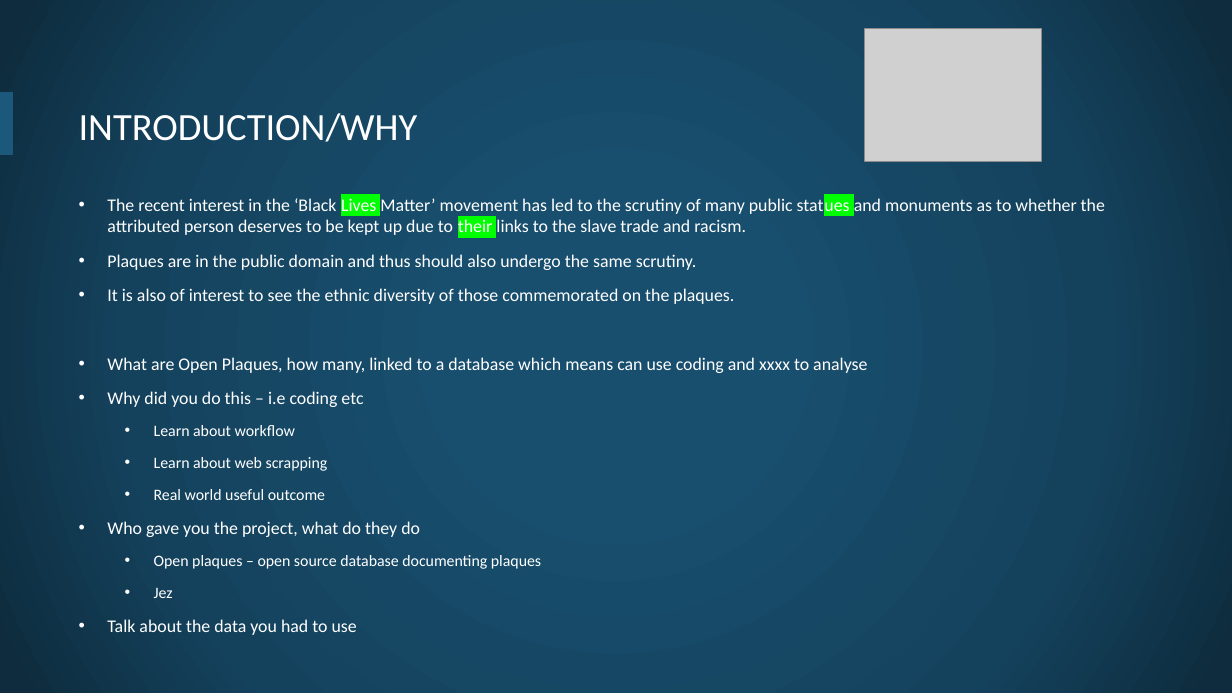
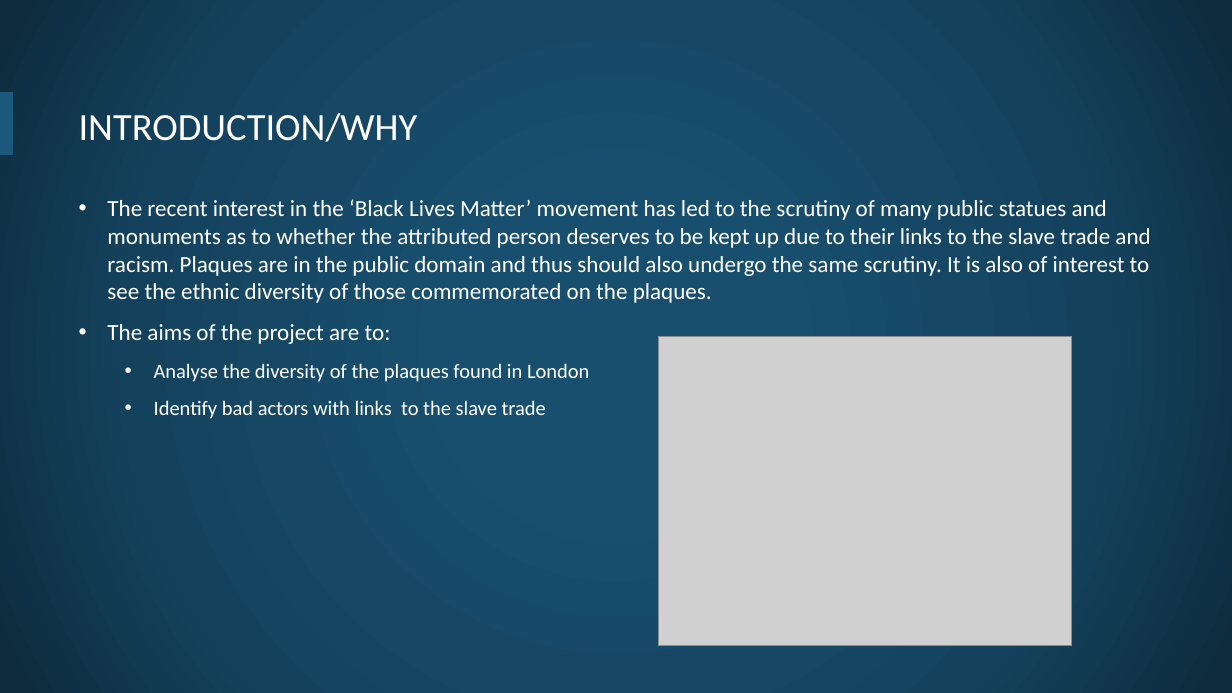
Before and after one commit to openheritage/open-plaques-diversity, a slide deck: slide 2 of The diversity of plaques in London.pptx. Drawn at 1232x693 pixels with LibreOffice and Linux fonts; fonts in the diff are those of the drawing; grey boxes stand for pictures; background and template pictures are left out. Boxes give left, top, right and bottom in pixels: in the first picture for what was removed or moved away, otherwise in the second. Text is boxed around its words. In the diff, an @@ line names an element or a change of style, - is before the commit and + after.

```diff
--- a/The diversity of plaques in London.pptx
+++ b/The diversity of plaques in London.pptx
@@ text at bbox=[107, 199, 1150, 419]: text changed; size 13.9 to 18 pt @@
-• The recent interest in the ‘Black Lives Matter’ movement has led to the scrutiny of many public statues and monuments as to whether the attributed person deserves to be kept up due to their links to the slave trade and racism.
-• Plaques are in the public domain and thus should also undergo the same scrutiny.
-• It is also of interest to see the ethnic diversity of those commemorated on the plaques.
-• What are Open Plaques, how many, linked to a database which means can use coding and xxxx to analyse
-• Why did you do this – i.e coding etc
-  • Learn about workflow
-  • Learn about web scrapping
-  • Real world useful outcome
-• Who gave you the project, what do they do
-  • Open plaques – open source database documenting plaques
-  • Jez
-• Talk about the data you had to use
+• The recent interest in the ‘Black Lives Matter’ movement has led to the scrutiny of many public statues and monuments as to whether the attributed person deserves to be kept up due to their links to the slave trade and racism. Plaques are in the public domain and thus should also undergo the same scrutiny. It is also of interest to see the ethnic diversity of those commemorated on the plaques.
+• The aims of the project are to:
+  • Analyse the diversity of the plaques found in London
+  • Identify bad actors with links to the slave trade
@@ picture: place and size @@
-picture at bbox=[865, 29, 1043, 162]
+picture at bbox=[658, 336, 1071, 646]
```
Also in this commit, not shown: 4 other slides changed, 5 slides added, 3 slides removed.
